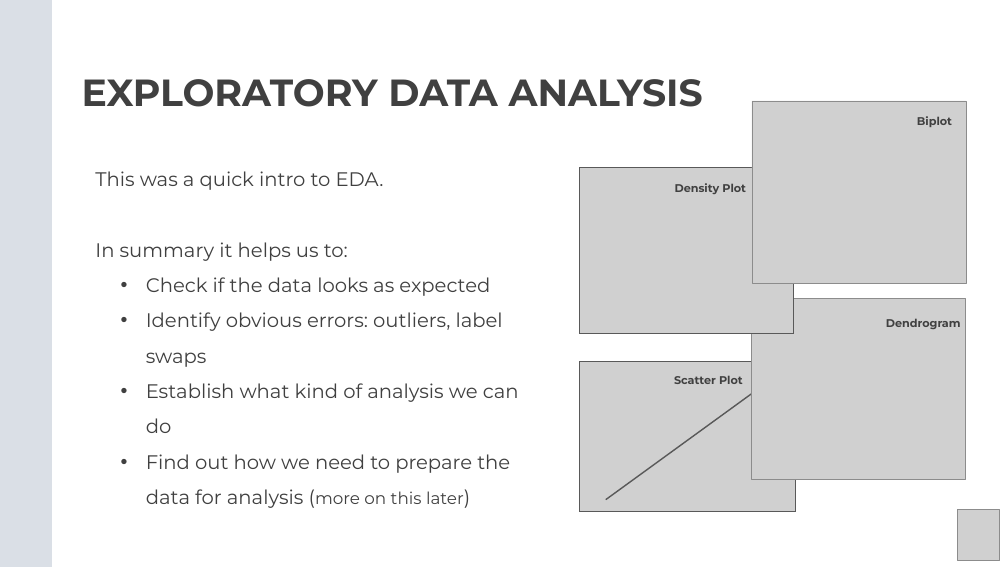
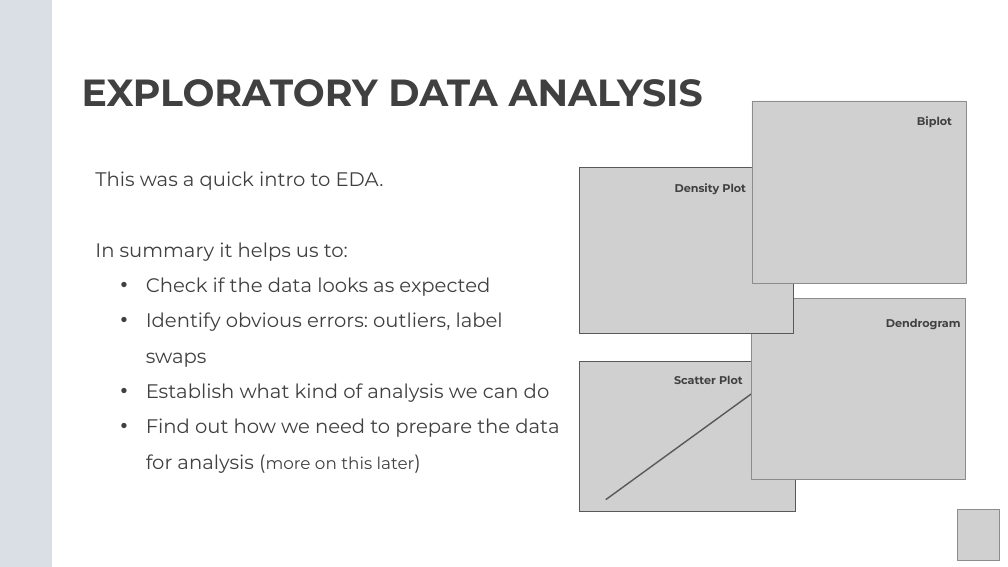
Before and after one commit to Center-for-Health-Data-Science/Foundations-of-Health-Data-Science, a slide deck: slide 24 of Slides/FHDS_Exploratory_Data_Analysis_Part2.pptx. Drawn at 1008x567 pixels with LibreOffice and Linux fonts; fonts in the diff are those of the drawing; grey boxes stand for pictures. Boxes give left, top, right and bottom in pixels: in the first picture for what was removed or moved away, otherwise in the second. Text is boxed around its words. In the diff, an @@ line names an element or a change of style, - is before the commit and + after.

Commit message:
update to slides Intro, part 2 and 4

```diff
--- a/Slides/FHDS_Exploratory_Data_Analysis_Part2.pptx
+++ b/Slides/FHDS_Exploratory_Data_Analysis_Part2.pptx
@@ text "This was a quick intro ..." rewrapped from [95,171,519,508] to [95,171,559,473] @@
```
Also in this commit, not shown: 15 other slides changed, 2 slides added, 1 slide removed, 1 other file.
